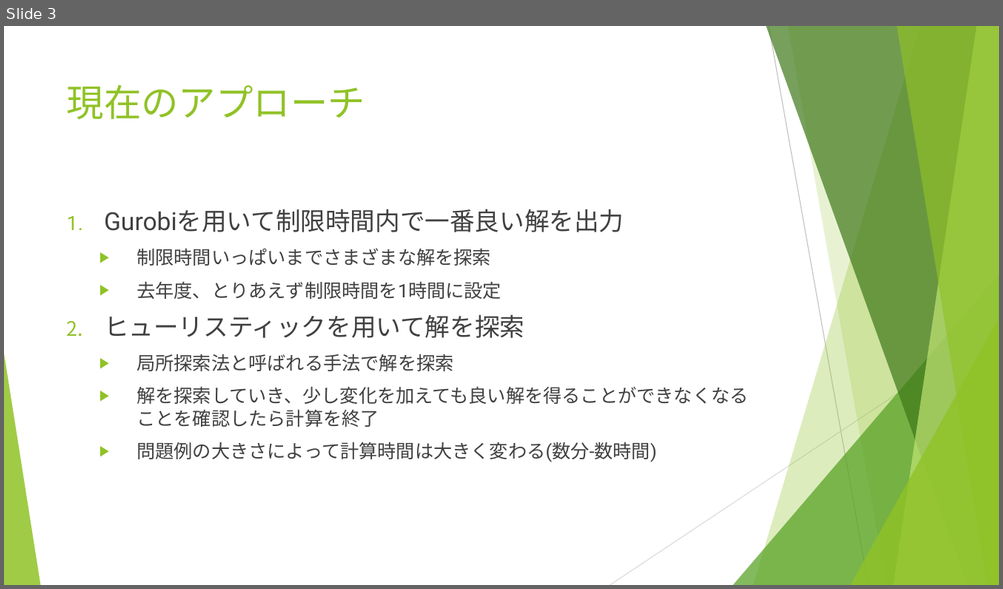
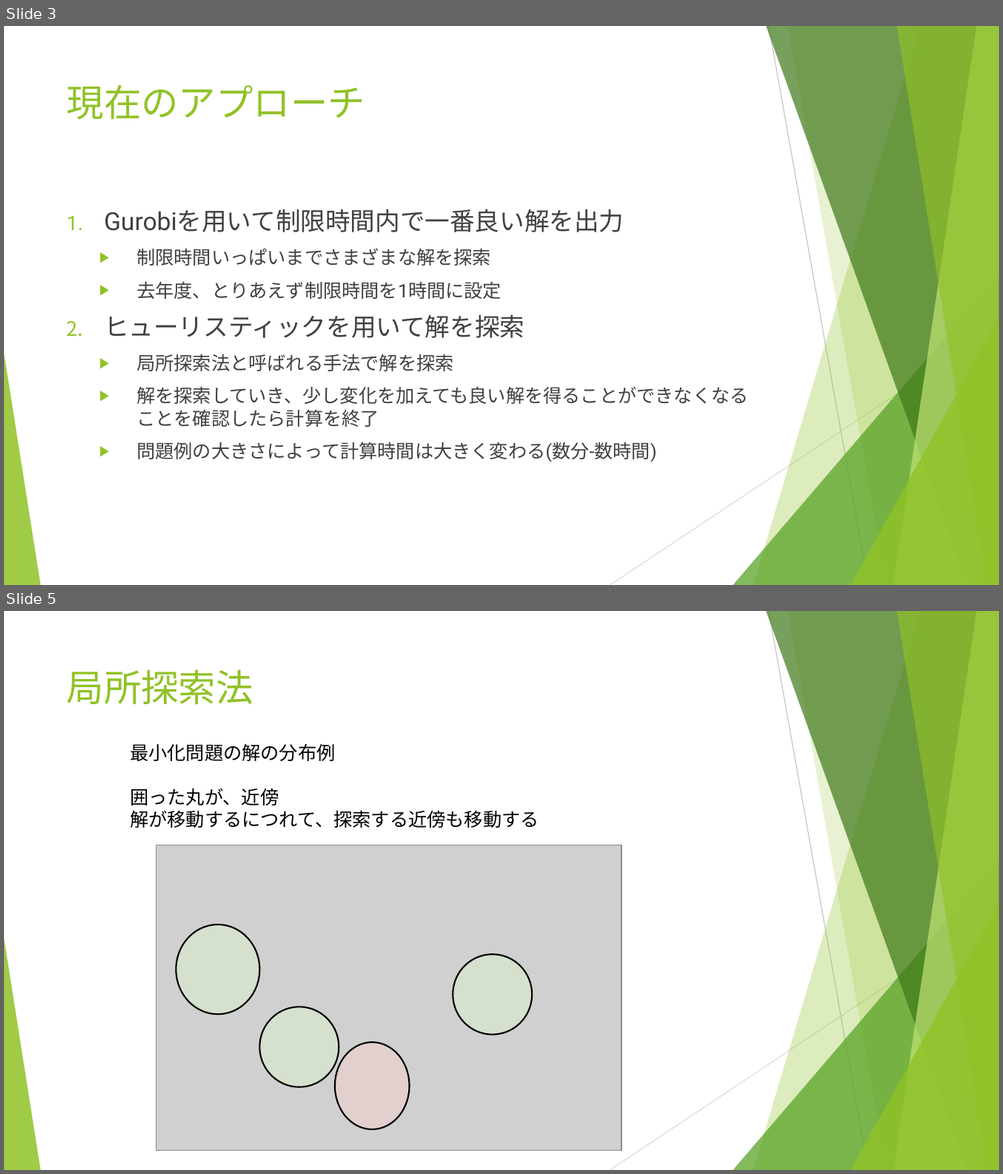
Before and after one commit to r-kurosu/kline_new, a slide deck: 11_30_共有資料.pptx. Shown one above the other, each under a label of ours: slide 3 before the commit, slides 3 and 5 after it; the slides between them are not shown. The pictures are 1003x589 and 1003x1174 pixels, drawn with LibreOffice and Linux fonts; fonts in the diff are those of the drawing; grey boxes stand for pictures. Boxes give left, top, right and bottom in pixels: in the first picture for what was removed or moved away, otherwise in the second. Text is boxed around its words. In the diff, an @@ line names an element or a change of style, - is before the commit and + after.

Commit message:
局所探索法のスライド追加

```diff
--- a/11_30_共有資料.pptx
+++ b/11_30_共有資料.pptx
@@ slide 5 added at (x1=4, y1=611, x2=999, y2=1170), background #FFFFFF; not listed: 10 template elements that a slide beside it also shows @@
@@ title added at (x1=67, y1=669, x2=253, y2=704), 36 pt, text #90C226 @@
+局所探索法
@@ text added at (x1=130, y1=744, x2=538, y2=828), 18 pt, text #000000 @@
+最小化問題の解の分布例
+囲った丸が、近傍
+解が移動するにつれて、探索する近傍も移動する
@@ picture added at (x1=156, y1=846, x2=622, y2=1151) @@
@@ ellipse added at (x1=176, y1=925, x2=260, y2=1014), fill #DBF4CA at 46% opacity, outline #000000 1.5 pt @@
@@ ellipse added at (x1=453, y1=955, x2=532, y2=1036), fill #DBF4CA at 46% opacity, outline #000000 1.5 pt @@
@@ ellipse added at (x1=260, y1=1007, x2=339, y2=1088), fill #DBF4CA at 46% opacity, outline #000000 1.5 pt @@
@@ ellipse added at (x1=335, y1=1043, x2=409, y2=1130), fill #F8D2CC at 46% opacity, outline #000000 1.5 pt @@
```
Also in this commit, not shown: 1 other slide added.
